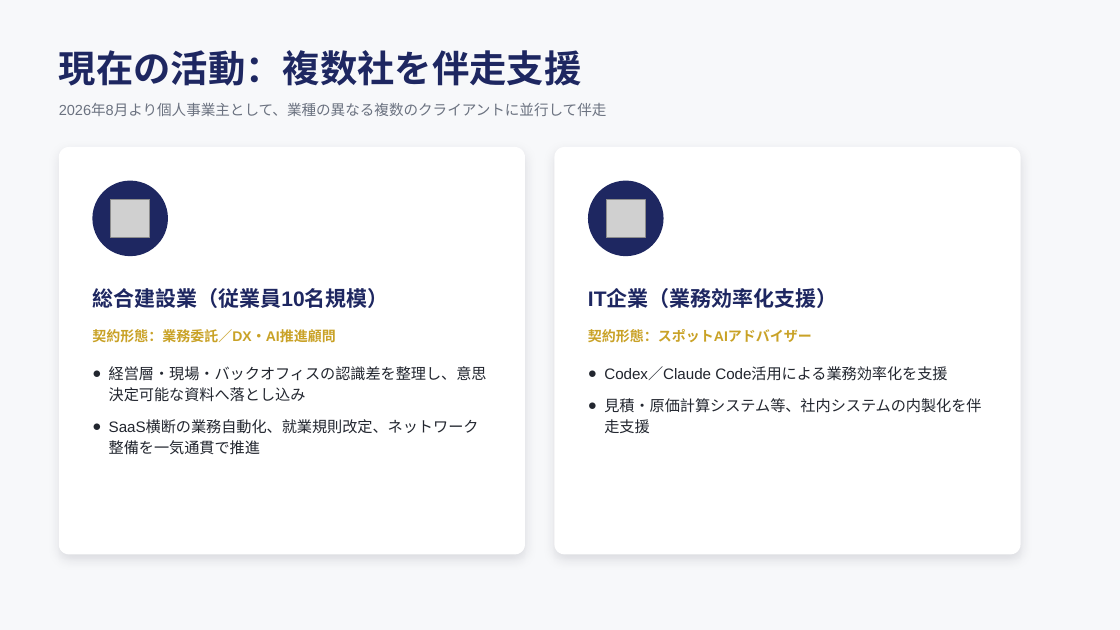
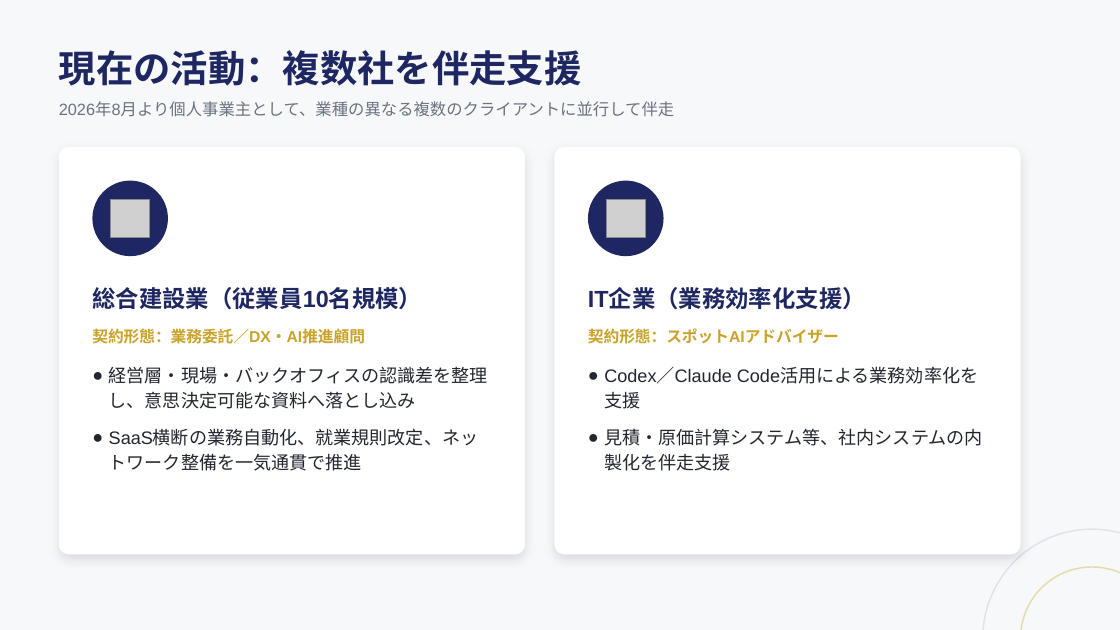
Before and after one commit to hioguitar/practice_20250730, a slide deck: slide 3 of 03_carrire/ポートフォリオ/日置俊行_ポートフォリオ.pptx. Drawn at 1120x630 pixels with LibreOffice and Linux fonts; fonts in the diff are those of the drawing; grey boxes stand for pictures. Boxes give left, top, right and bottom in pixels: in the first picture for what was removed or moved away, otherwise in the second. Text is boxed around its words. In the diff, an @@ line names an element or a change of style, - is before the commit and + after.

Commit message:
ポートフォリオPPTXのフィードバック対応:アイコン視認性・フォント拡大・視覚要素追加
黒色で見づらかったアイコンを白抜きに変更、本文フォントを拡大、経歴タイムラインの連結線・強みスライドの流れを示す矢印・コーナーの同心円装飾を追加して視覚的な物足りなさを解消。

```diff
--- a/03_carrire/ポートフォリオ/日置俊行_ポートフォリオ.pptx
+++ b/03_carrire/ポートフォリオ/日置俊行_ポートフォリオ.pptx
@@ text "2026年8月より個人事業主として、業種の異なる複数のクライアントに並行して伴走" at [59,102,675,117]: size 12.5 to 14 pt @@
@@ text "総合建設業（従業員10名規模）" at [92,287,422,309]: size 18 to 20 pt @@
@@ text "IT企業（業務効率化支援）" at [588,288,866,309]: size 18 to 20 pt @@
@@ text "契約形態：業務委託／DX・AI推進顧問" at [92,328,365,344]: size 12 to 13.5 pt @@
@@ text "契約形態：スポットAIアドバイザー" at [588,328,839,344]: size 12 to 13.5 pt @@
@@ text "経営層・現場・バックオフィスの認識差を整理し、意思決定可能な資料へ落とし込み" at [109,367,488,471]: size 13 to 15.5 pt @@
@@ text "Codex／Claude Code活用による業務効率化を支援" at [604,368,982,471]: size 13 to 15.5 pt @@
@@ ellipse added at [983,529,1120,630], outline #1E2761 1.25 pt @@
@@ ellipse added at [1021,567,1120,630], outline #C9A227 1.25 pt @@
```
Also in this commit, not shown: 3 other slides changed, 2 other files.
